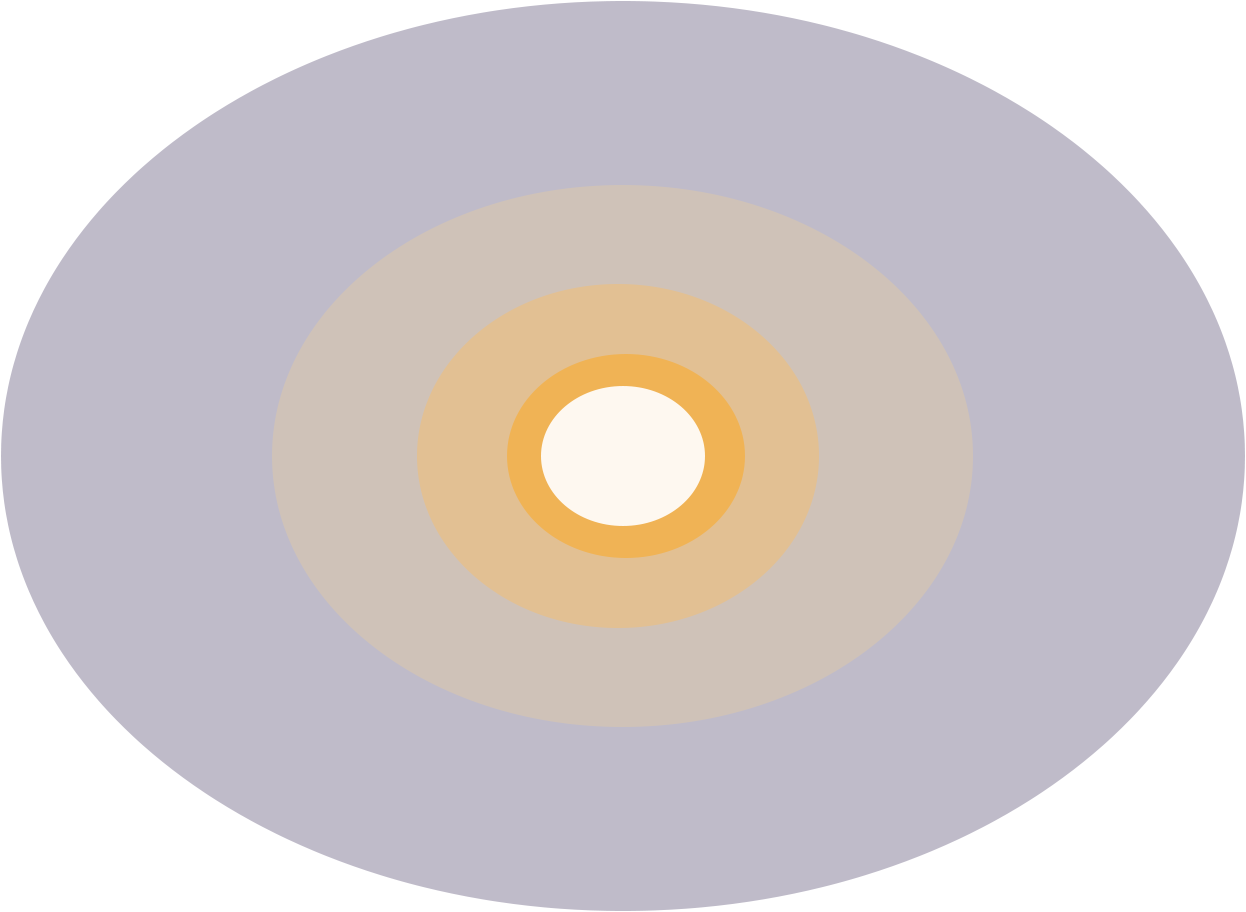
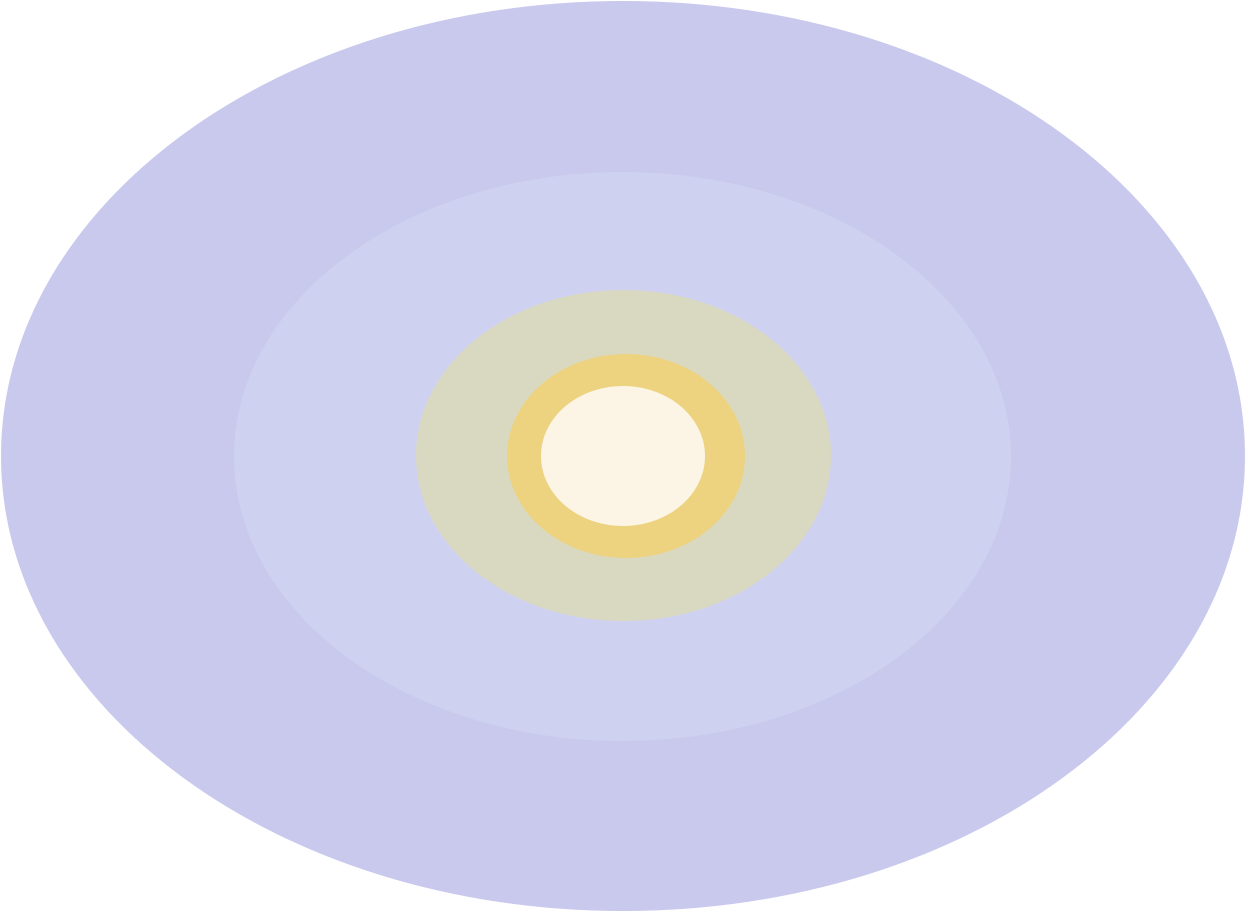
Layer changes from the first (1246, 912) image to the second:
removed group "sun" (5 layers) over left=1, top=1, right=1245, bottom=911
added group "sun_svg" with 5 layers over left=1, top=1, right=1245, bottom=911
"Shape 23 copy": opacity 100% → 90%, moved it into group "sun_svg", painted on it over left=541, top=386, right=705, bottom=526
moved "Shape 23 copy 2" into group "sun_svg", painted on it over left=507, top=354, right=745, bottom=558
renamed "Shape 23 copy 3" to "Shape 23 copy 4", opacity 100% → 30%, moved it into group "sun_svg", painted on it over left=416, top=284, right=831, bottom=628
renamed "Shape 23 copy 4" to "Shape 23 copy 5", moved it into group "sun_svg", painted on it over left=234, top=172, right=1011, bottom=741
moved "Shape 23" into group "sun_svg", painted on it over left=1, top=1, right=1245, bottom=911
